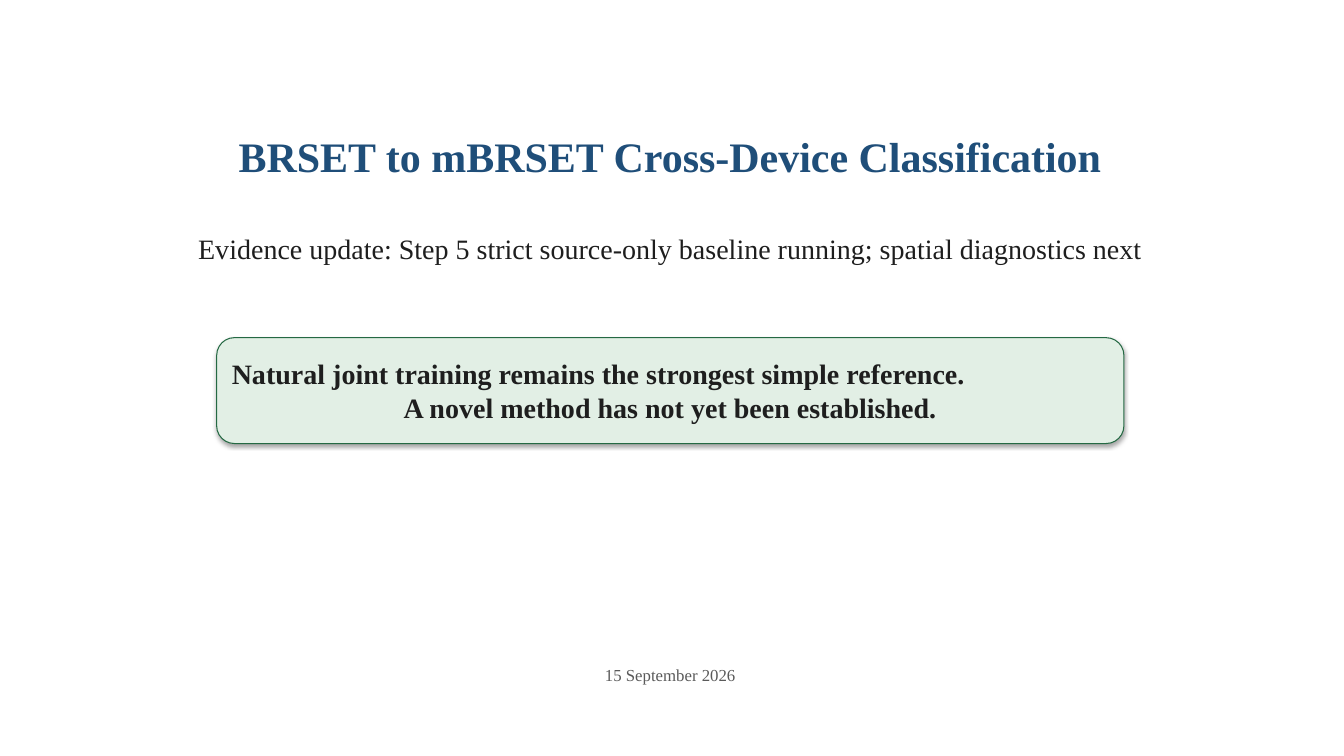
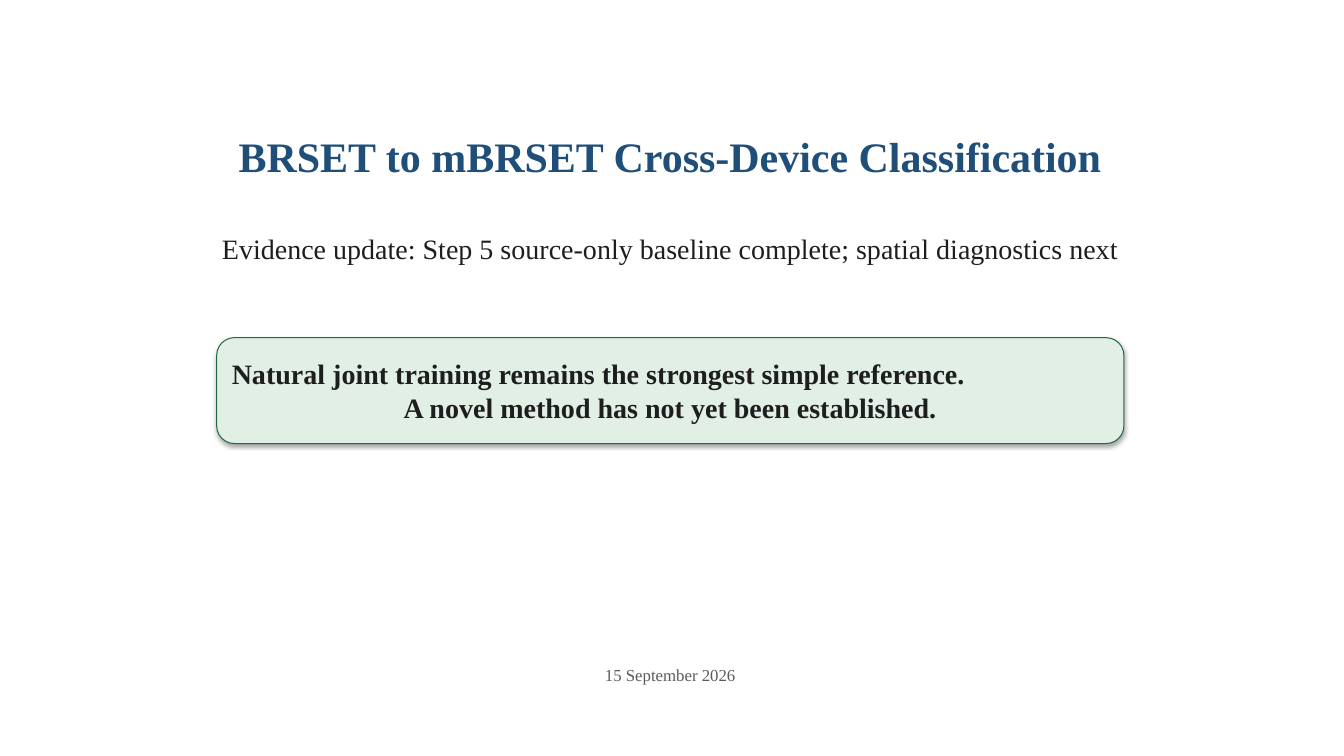
Before and after one commit to Sahith59/brset-convnextv2, a slide deck: slide 1 of research/codex/reports/BRSET_mBRSET_Research_Update.pptx. Drawn at 1344x756 pixels with LibreOffice and Linux fonts; fonts in the diff are those of the drawing. Boxes give left, top, right and bottom in pixels: in the first picture for what was removed or moved away, otherwise in the second. Text is boxed around its words. In the diff, an @@ line names an element or a change of style, - is before the commit and + after.

Commit message:
Record verified source-only seed 0 result

```diff
--- a/research/codex/reports/BRSET_mBRSET_Research_Update.pptx
+++ b/research/codex/reports/BRSET_mBRSET_Research_Update.pptx
@@ text at bbox=[222, 239, 1117, 265]: text changed @@
-Evidence update: Step 5 strict source-only baseline running; spatial diagnostics next
+Evidence update: Step 5 source-only baseline complete; spatial diagnostics next
```
Also in this commit, not shown: 1 other slide changed, 11 other files.
